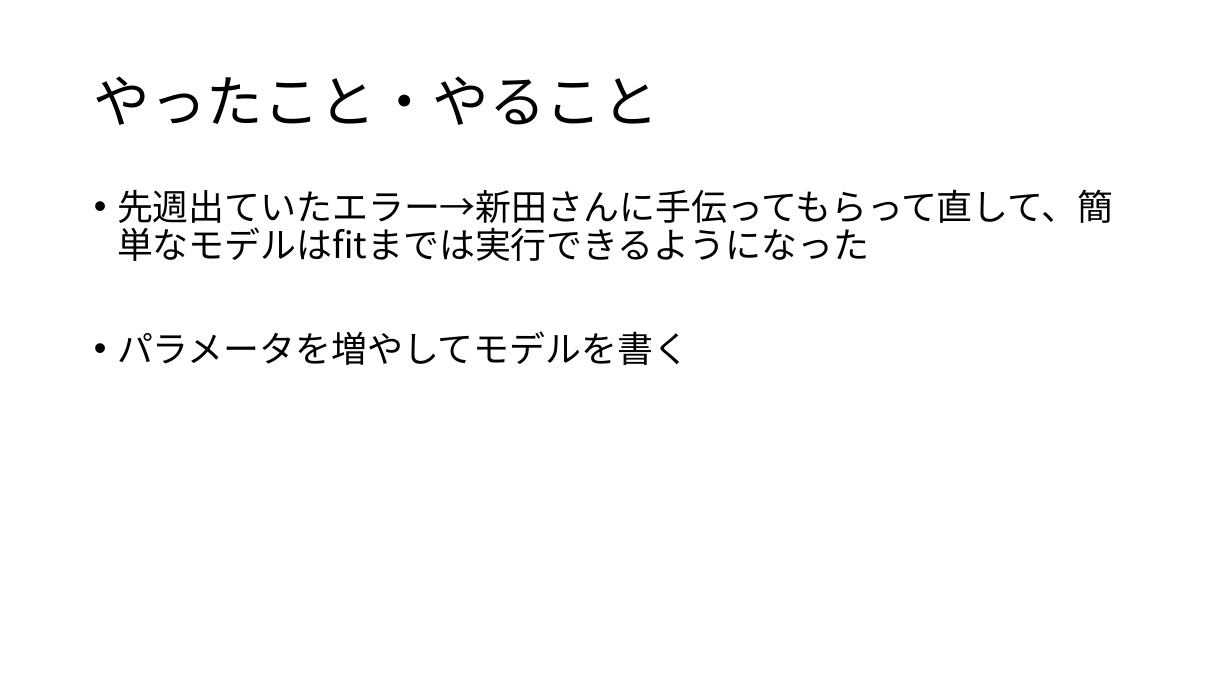
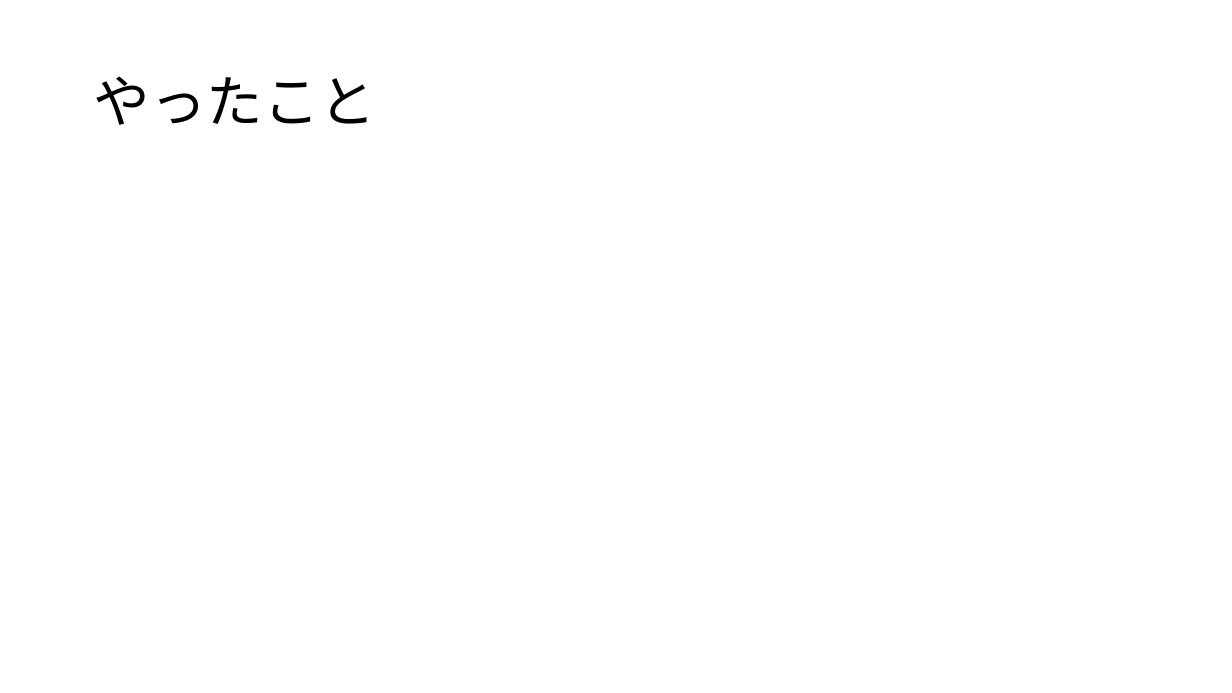
Before and after one commit to Mayu925/lab, a slide deck: slide 2 of ゼミ0608.pptx. Drawn at 1232x693 pixels with LibreOffice and Linux fonts; fonts in the diff are those of the drawing; grey boxes stand for pictures. Boxes give left, top, right and bottom in pixels: in the first picture for what was removed or moved away, otherwise in the second. Text is boxed around its words. In the diff, an @@ line names an element or a change of style, - is before the commit and + after.

```diff
--- a/ゼミ0608.pptx
+++ b/ゼミ0608.pptx
@@ title at box(94, 76, 376, 125): text changed @@
-やったこと・やること
+やったこと
@@ text removed at box(117, 189, 1114, 365) @@
-• 先週出ていたエラー→新田さんに手伝ってもらって直して、簡単なモデルはfitまでは実行できるようになった
-• パラメータを増やしてモデルを書く
```
Also in this commit, not shown: 1 slide added, 9 other files.
